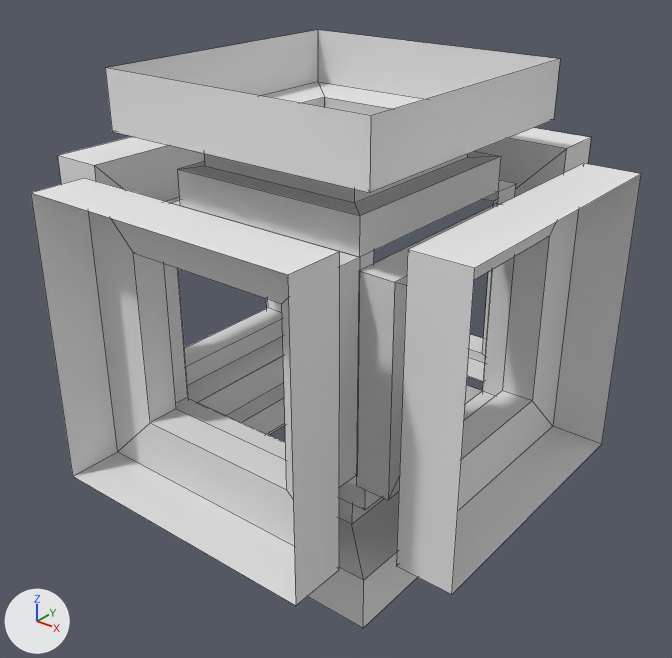
The Blender file src/main/resources/assets/mekanism/models/transmitter_contents.blend: old version first, new version second.
One viewpoint serves both versions: a 50 mm camera at (1.142, -1.433, 0.826) aimed at (0.013, -0.022, -0.049). The lights are fixed; the arrows at lower left show +X, +Y and +Z. Mesh edges are drawn as thin lines.

Objects in the first picture: 'downPULL_Large', 'eastPULL_Large', 'northPULL_Large', 'southPULL_Large', 'upPULL_Large', 'westPULL_Large'.
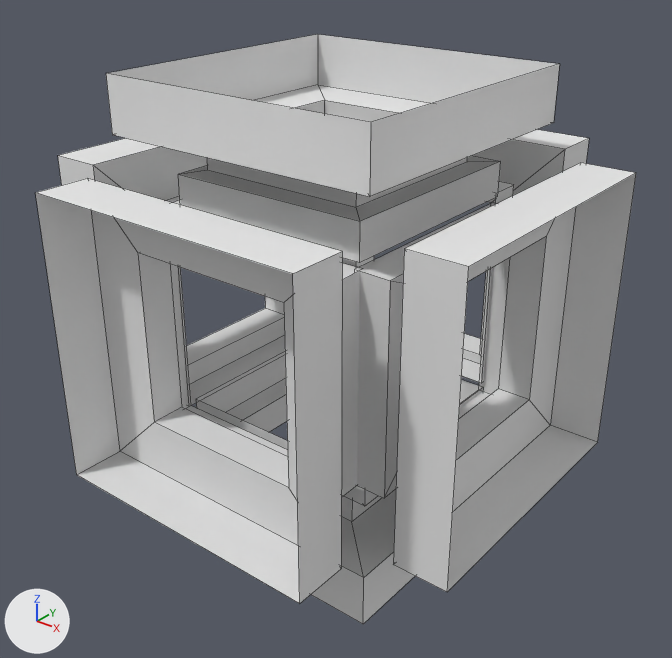
Pixel boxes (x1, y1, x2, y2) of what changed, in the pictures (672 x 658 px):
```json
{"object": "southPULL_Large", "change": "moved, turned", "before": [31, 178, 360, 606], "after": [36, 178, 362, 603]}
{"object": "eastPULL_Large", "change": "moved", "before": [357, 163, 641, 594], "after": [355, 163, 636, 592]}
{"object": "upPULL_Large", "change": "moved", "before": [105, 30, 560, 257], "after": [106, 34, 560, 263]}
{"object": "downPULL_Large", "change": "moved", "before": [198, 356, 482, 628], "after": [196, 351, 483, 624]}
{"object": "northPULL_Large", "change": "moved", "before": [360, 128, 591, 383], "after": [342, 130, 589, 383]}
```

The change, as JSON lines over the scene's bpy script:
```json
{"op": "set", "path": "ob_downpull_large.location", "old": "(0.0, 0.0, -0.01)", "new": "(0.0, 0.0, 0.0)"}
{"op": "set", "path": "ob_eastpull_large.location", "old": "(0.01, 0.0, 0.0)", "new": "(0.0, 0.0, 0.0)"}
{"op": "set", "path": "ob_northpull_large.location", "old": "(0.0, 0.01, 0.0)", "new": "(0.0, 0.0, 0.0)"}
{"op": "set", "path": "ob_southpull_large.location", "old": "(0.0, -0.01, 0.0)", "new": "(0.0, 0.0, 0.0)"}
{"op": "set", "path": "ob_southpull_large.rotation_euler", "old": "(0.0, 3.142, 15.71)", "new": "(0.0, 0.0, 15.71)", "note": "degrees (0, 180, 180) -> degrees (0, 0, 180)"}
{"op": "set", "path": "ob_uppull_large.location", "old": "(0.0, 0.0, 0.01)", "new": "(0.0, 0.0, 0.0)"}
```
